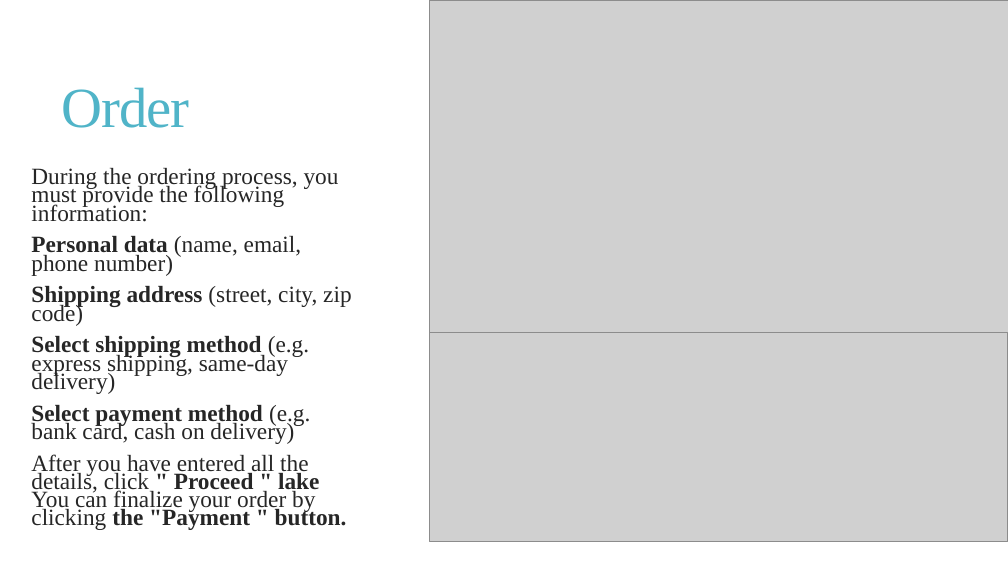
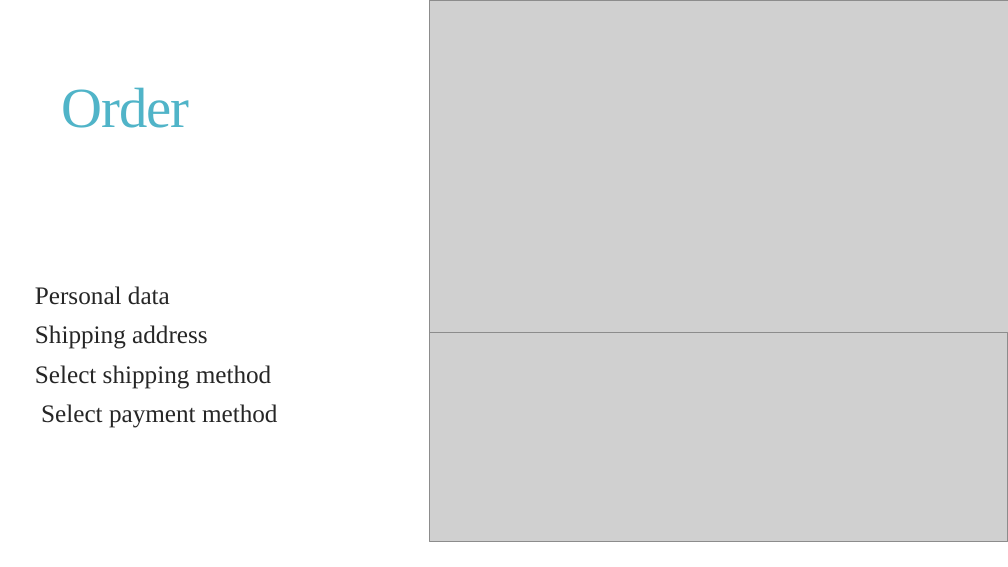
Before and after one commit to Racoonzz/car_shop, a slide deck: slide 23 of CarShoptprezentáció.pptx. Drawn at 1008x567 pixels with LibreOffice and Linux fonts; fonts in the diff are those of the drawing; grey boxes stand for pictures. Boxes give left, top, right and bottom in pixels: in the first picture for what was removed or moved away, otherwise in the second. Text is boxed around its words. In the diff, an @@ line names an element or a change of style, - is before the commit and + after.

```diff
--- a/CarShoptprezentáció.pptx
+++ b/CarShoptprezentáció.pptx
@@ text at (35,286,278,428): text changed; size 22.2 to 24 pt @@
-  During the ordering process, you must provide the following information:
-  Personal data (name, email, phone number)
-  Shipping address (street, city, zip code)
-  Select shipping method (e.g. express shipping, same-day delivery)
-  Select payment method (e.g. bank card, cash on delivery)
-  After you have entered all the details, click " Proceed " lake You can finalize your order by clicking the "Payment " button.
+  Personal data
+  Shipping address
+  Select shipping method
+  Select payment method
```
Also in this commit, not shown: 16 other slides changed, 1 other file.
